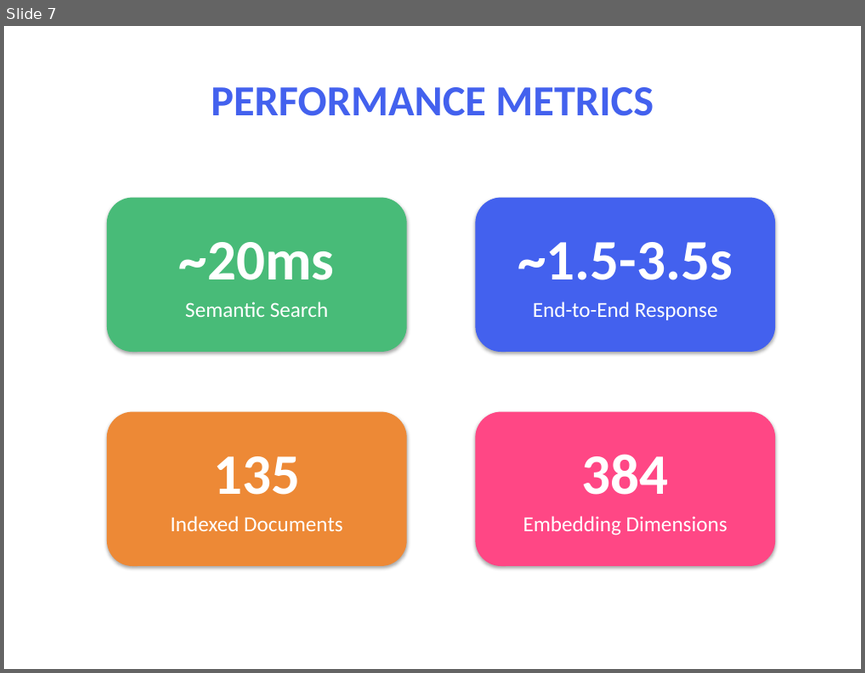
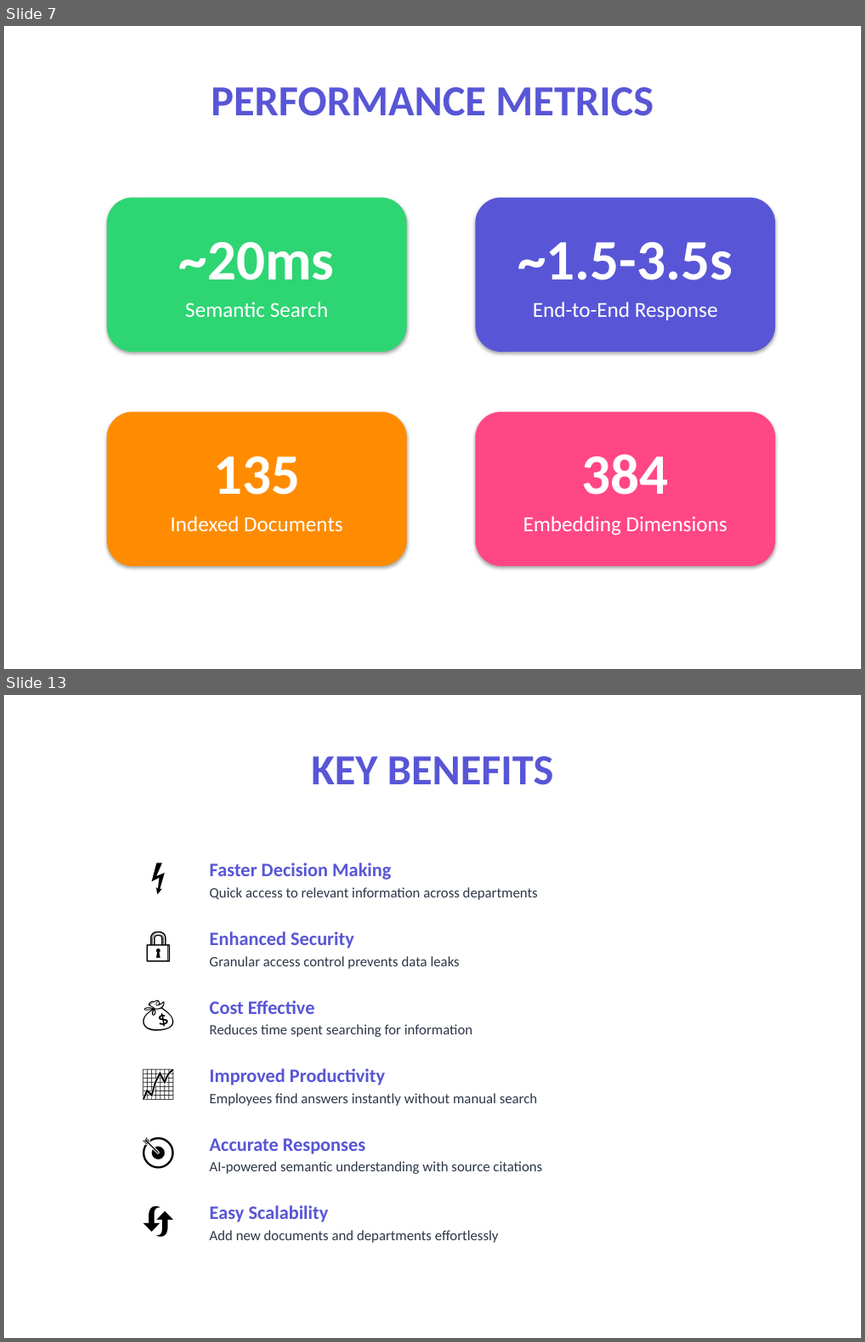
Before and after one commit to PriyanshuKr-2027/Company-Internal-Chatbot-with-Role-Based-Access-Control-RBAC-GROUP1, a slide deck: Role_Based_Chatbot_Presentation.pptx. Shown one above the other, each under a label of ours: slide 7 before the commit, slides 7 and 13 after it; the slides between them are not shown. The pictures are 865x673 and 865x1342 pixels, drawn with LibreOffice and Linux fonts; fonts in the diff are those of the drawing. Boxes give left, top, right and bottom in pixels: in the first picture for what was removed or moved away, otherwise in the second. Text is boxed around its words. In the diff, an @@ line names an element or a change of style, - is before the commit and + after.

Commit message:
Enhance presentation: 15 slides matching Canva Tech Vibrant Trendy theme

```diff
--- a/Role_Based_Chatbot_Presentation.pptx
+++ b/Role_Based_Chatbot_Presentation.pptx
@@ slide 13 added at (x1=4, y1=695, x2=861, y2=1338), background #FFFFFF @@
@@ rectangle added at (x1=4, y1=695, x2=861, y2=1338), fill #FFFFFF @@
@@ text added at (x1=311, y1=756, x2=554, y2=785), 36 pt, text #5856D6, bold @@
+KEY BENEFITS
@@ text added at (x1=132, y1=849, x2=184, y2=901), 28 pt, text #000000 @@
+⚡
@@ text added at (x1=210, y1=862, x2=391, y2=879), 16 pt, text #5856D6, bold @@
+Faster Decision Making
@@ text added at (x1=210, y1=887, x2=538, y2=900), 12 pt, text #2D3748 @@
+Quick access to relevant information across departments
@@ text added at (x1=132, y1=918, x2=184, y2=970), 28 pt, text #000000 @@
+🔒
@@ text added at (x1=210, y1=931, x2=354, y2=948), 16 pt, text #5856D6, bold @@
+Enhanced Security
@@ text added at (x1=210, y1=956, x2=460, y2=969), 12 pt, text #2D3748 @@
+Granular access control prevents data leaks
@@ text added at (x1=132, y1=987, x2=184, y2=1038), 28 pt, text #000000 @@
+💰
@@ text added at (x1=210, y1=1000, x2=315, y2=1014), 16 pt, text #5856D6, bold @@
+Cost Effective
@@ text added at (x1=210, y1=1024, x2=472, y2=1037), 12 pt, text #2D3748 @@
+Reduces time spent searching for information
@@ text added at (x1=132, y1=1055, x2=184, y2=1106), 28 pt, text #000000 @@
+📈
@@ text added at (x1=210, y1=1068, x2=385, y2=1085), 16 pt, text #5856D6, bold @@
+Improved Productivity
@@ text added at (x1=210, y1=1093, x2=537, y2=1106), 12 pt, text #2D3748 @@
+Employees find answers instantly without manual search
@@ text added at (x1=132, y1=1123, x2=184, y2=1174), 28 pt, text #000000 @@
+🎯
@@ text added at (x1=210, y1=1138, x2=365, y2=1154), 16 pt, text #5856D6, bold @@
+Accurate Responses
@@ text added at (x1=210, y1=1161, x2=542, y2=1174), 12 pt, text #2D3748 @@
+AI-powered semantic understanding with source citations
@@ text added at (x1=132, y1=1192, x2=184, y2=1243), 28 pt, text #000000 @@
+🔄
@@ text added at (x1=210, y1=1205, x2=329, y2=1222), 16 pt, text #5856D6, bold @@
+Easy Scalability
@@ text added at (x1=210, y1=1230, x2=499, y2=1242), 12 pt, text #2D3748 @@
+Add new documents and departments effortlessly
@@ slide 7 changed as well @@
@@ text "PERFORMANCE METRICS" at (x1=211, y1=87, x2=653, y2=116): text colour #4361EE to #5856D6 @@
@@ rounded rectangle at (x1=107, y1=198, x2=407, y2=352): fill #48BB78 to #2ED573 @@
@@ rounded rectangle at (x1=475, y1=198, x2=775, y2=352): fill #4361EE to #5856D6 @@
@@ rounded rectangle at (x1=107, y1=412, x2=407, y2=566): fill #ED8936 to #FF8C00 @@
```
Also in this commit, not shown: 8 other slides changed, 5 other slides added, 3 other files.
